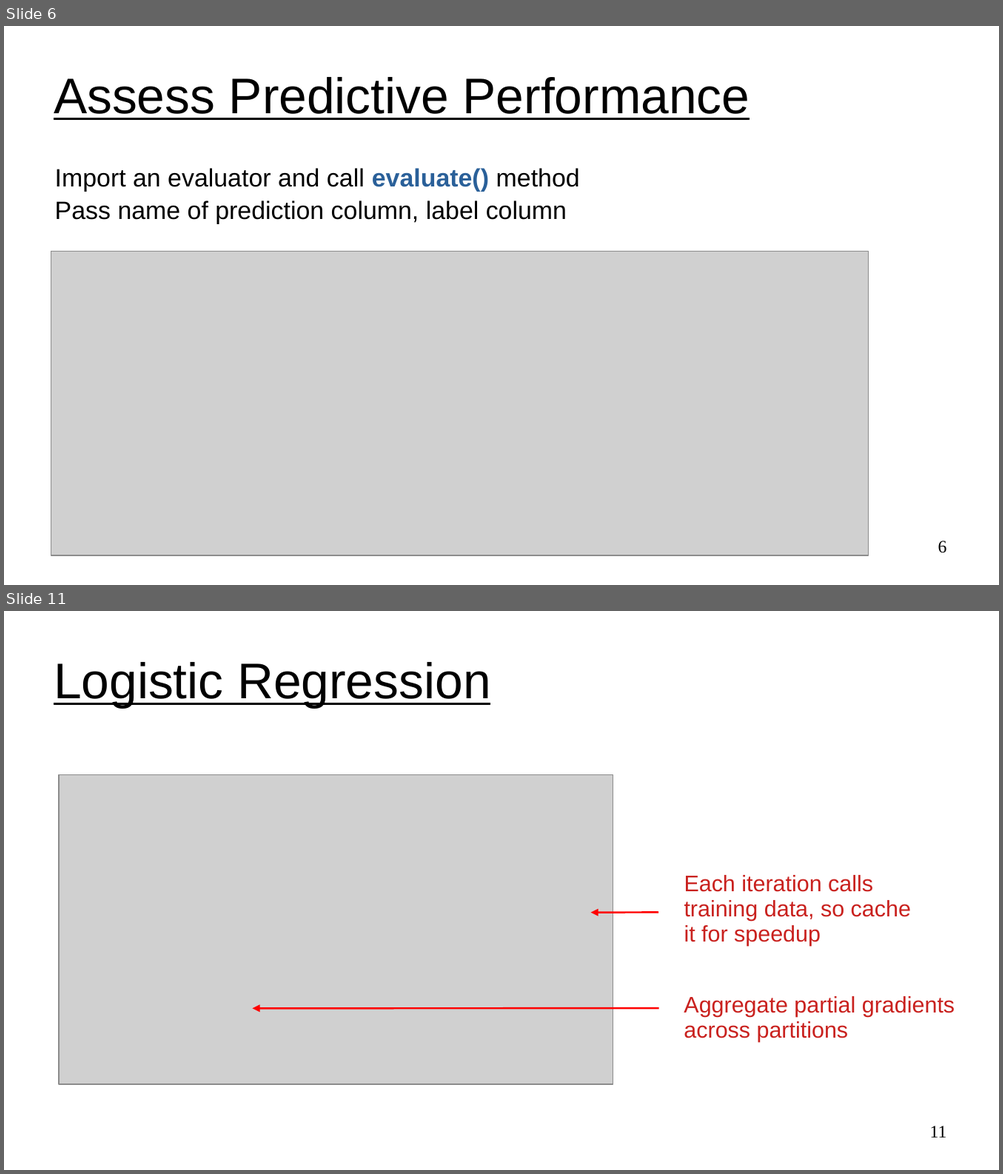
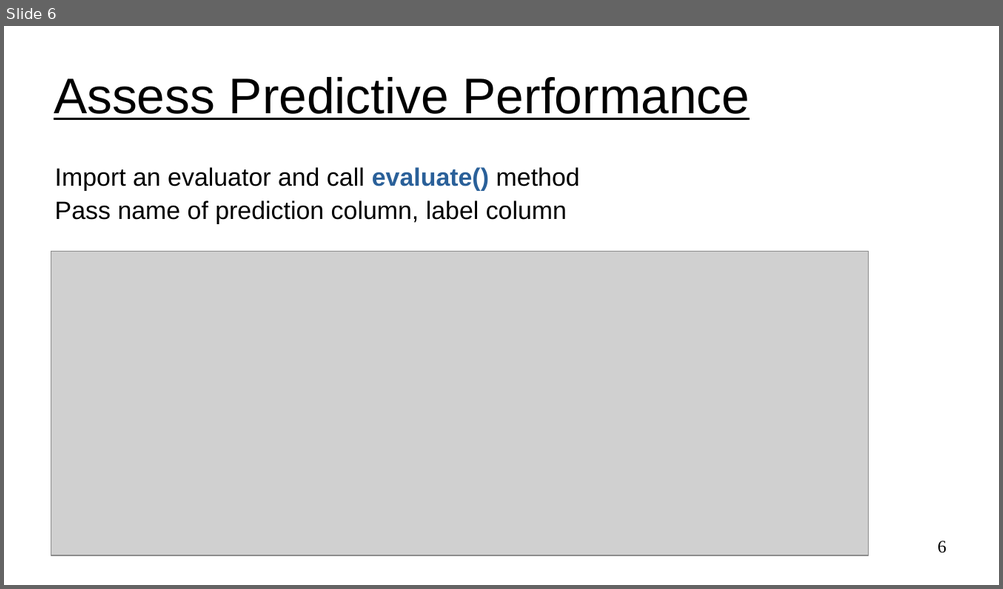
Before and after one commit to UVADS/distributed_computing, a slide deck: 04_mllib_intro_and_supervised_learning/mllib_method_summary.ppt. Shown one above the other, each under a label of ours: slides 6 and 11 before the commit, slide 6 after it; the slides between them are not shown. The pictures are 1003x1174 and 1003x589 pixels, drawn with LibreOffice and Linux fonts; fonts in the diff are those of the drawing; grey boxes stand for pictures. Boxes give left, top, right and bottom in pixels: in the first picture for what was removed or moved away, otherwise in the second. Text is boxed around its words. In the diff, an @@ line names an element or a change of style, - is before the commit and + after.

```diff
--- a/04_mllib_intro_and_supervised_learning/mllib_method_summary.ppt
+++ b/04_mllib_intro_and_supervised_learning/mllib_method_summary.ppt
@@ slide 11 removed at (4,611,999,1170), background #FFFFFF @@
@@ title removed at (54,662,490,708) @@
-Logistic Regression
@@ picture removed at (59,775,613,1085) @@
@@ text removed at (684,875,910,946) @@
-Each iteration calls training data, so cache it for speedup
@@ arrow removed from (658, 912) to (591, 912) @@
@@ arrow removed from (659, 1009) to (252, 1009) @@
@@ text removed at (683,997,954,1042) @@
-Aggregate partial gradients across partitions
@@ page number removed at (930,1126,947,1138) @@
-11
```
Also in this commit, not shown: 1 slide changed, 4 other slides removed, 2 other files.
